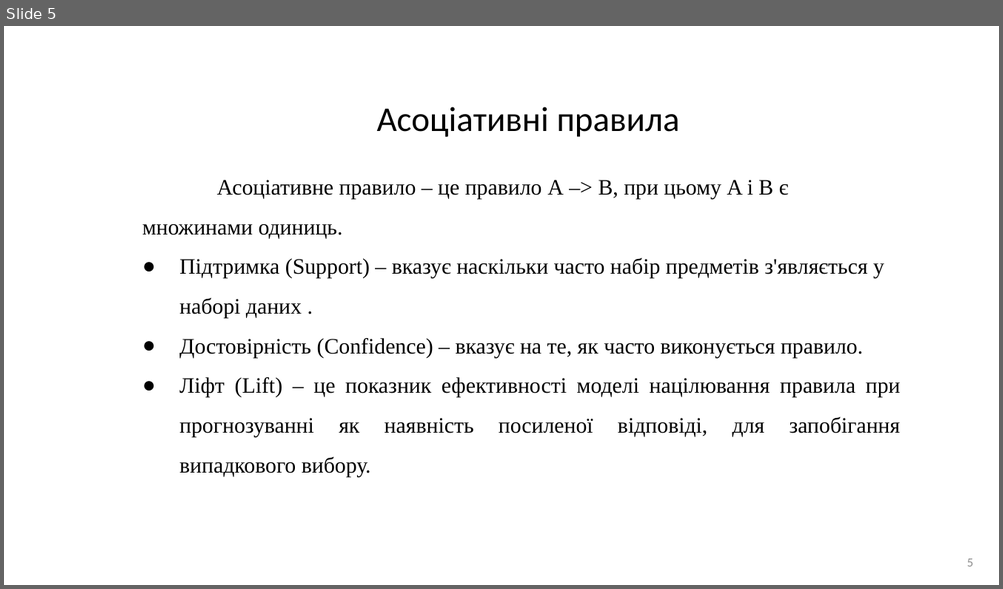
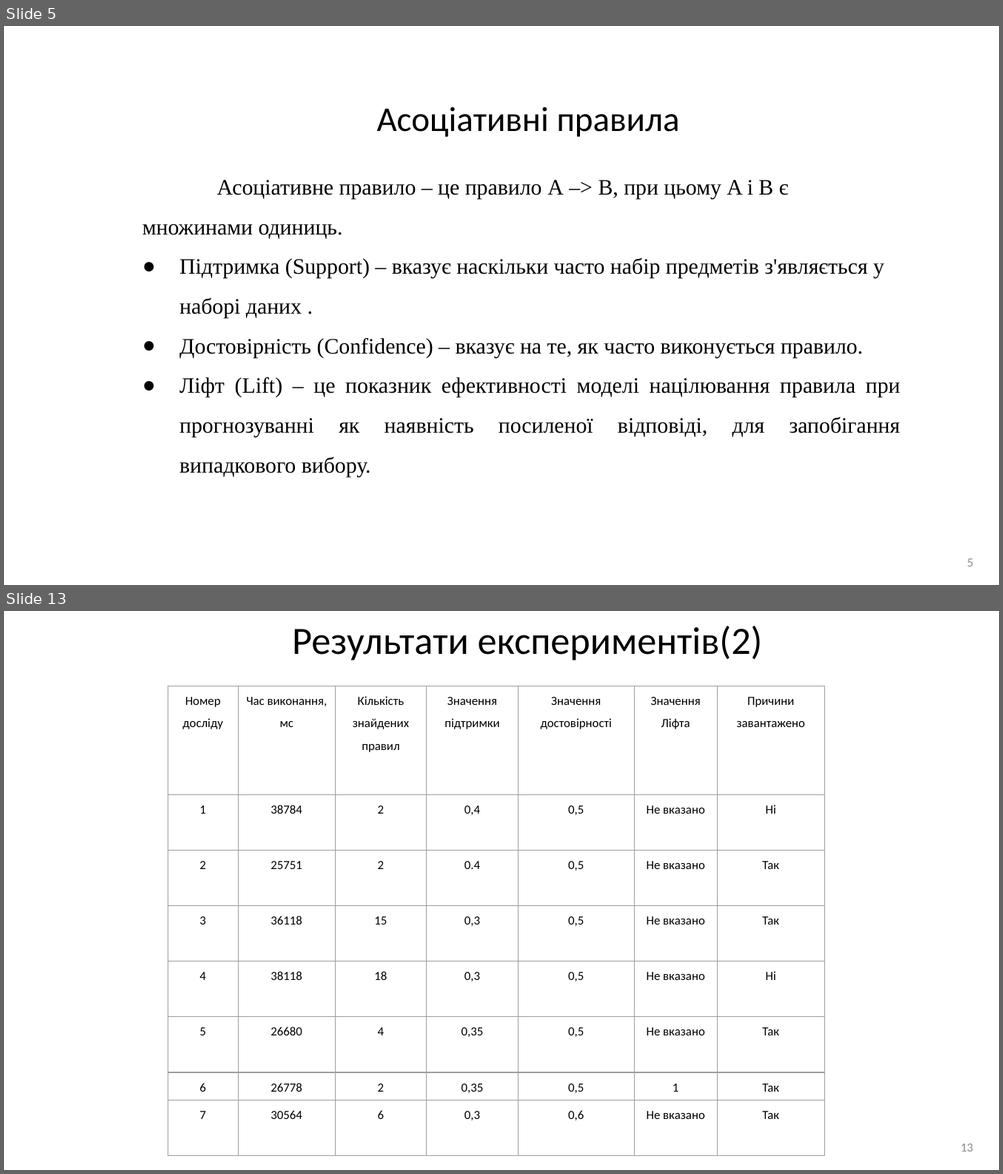
Before and after one commit to AndriiHavryliuk1/master2, a slide deck: docs/Дослідження_роботи_алгоритму_apriori.pptx. Shown one above the other, each under a label of ours: slide 5 before the commit, slides 5 and 13 after it; the slides between them are not shown. The pictures are 1003x589 and 1003x1174 pixels, drawn with LibreOffice and Linux fonts; fonts in the diff are those of the drawing. Boxes give left, top, right and bottom in pixels: in the first picture for what was removed or moved away, otherwise in the second. Text is boxed around its words. In the diff, an @@ line names an element or a change of style, - is before the commit and + after.

```diff
--- a/docs/Дослідження_роботи_алгоритму_apriori.pptx
+++ b/docs/Дослідження_роботи_алгоритму_apriori.pptx
@@ slide 13 added at (4,611,999,1170), background #FFFFFF @@
@@ title added at (292,626,762,661), 28 pt, text #000000 @@
+Результати експериментів(2)
@@ table added at (168,686,825,1156), 8 rows, 7 columns @@
+Номер досліду | Час виконання, мс | Кількість знайдених правил | Значення підтримки | Значення достовірності | Значення Ліфта | Причини завантажено
+1 | 38784 | 2 | 0,4 | 0,5 | Не вказано | Ні
+2 | 25751 | 2 | 0.4 | 0,5 | Не вказано | Так
+3 | 36118 | 15 | 0,3 | 0,5 | Не вказано | Так
+4 | 38118 | 18 | 0,3 | 0,5 | Не вказано | Ні
+5 | 26680 | 4 | 0,35 | 0,5 | Не вказано | Так
+6 | 26778 | 2 | 0,35 | 0,5 | 1 | Так
+7 | 30564 | 6 | 0,3 | 0,6 | Не вказано | Так
@@ page number added at (960,1144,973,1152), 9 pt, text #8C8C8C @@
+13
```
Also in this commit, not shown: 6 slides changed, 6 other slides added, 4 slides removed, 1 other file.
